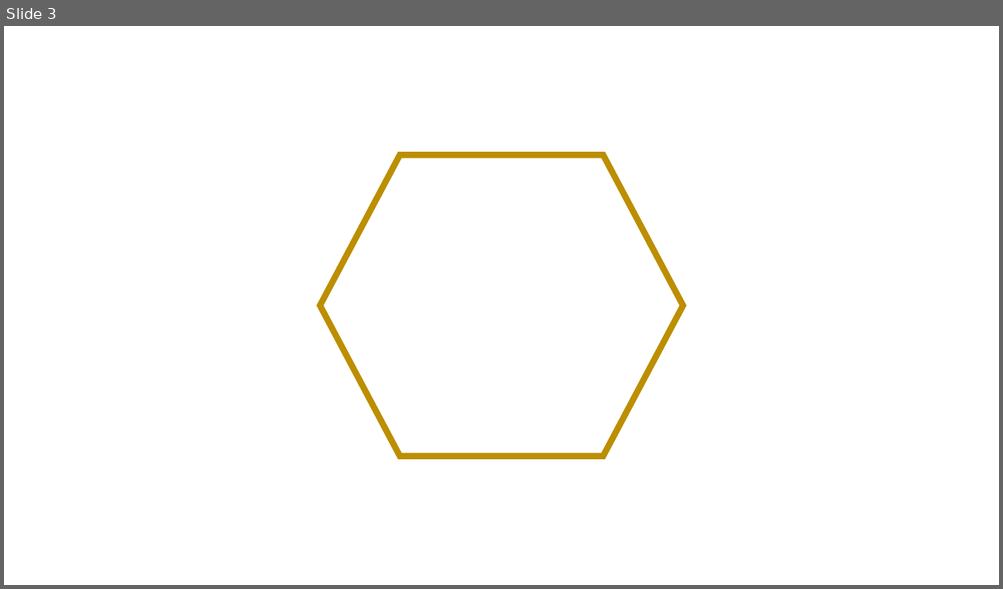
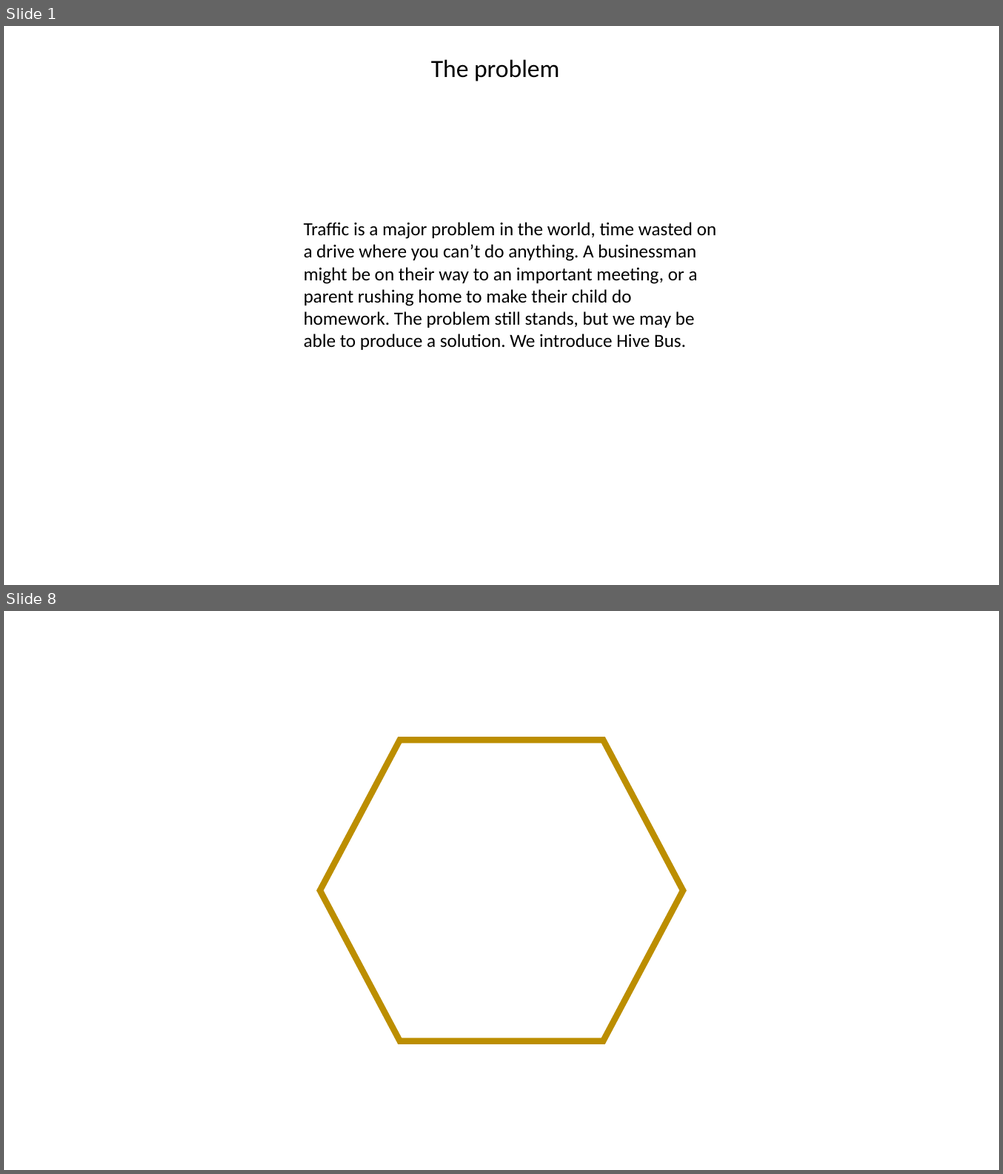
Before and after one commit to dperobotics/research-project, a slide deck: the hive bus.pptx. Shown one above the other, each under a label of ours: slide 3 before the commit, slides 1 and 8 after it; the slides between them are not shown. The pictures are 1003x589 and 1003x1174 pixels, drawn with LibreOffice and Linux fonts; fonts in the diff are those of the drawing. Boxes give left, top, right and bottom in pixels: in the first picture for what was removed or moved away, otherwise in the second. Text is boxed around its words. In the diff, an @@ line names an element or a change of style, - is before the commit and + after.

```diff
--- a/the hive bus.pptx
+++ b/the hive bus.pptx
@@ slide 1 added at [4, 26, 999, 585], background #FFFFFF @@
@@ text added at [431, 59, 559, 82], 24 pt, text #000000 @@
+The problem
@@ text added at [304, 222, 717, 350], 18 pt, text #000000 @@
+Traffic is a major problem in the world, time wasted on a drive where you can’t do anything. A businessman might be on their way to an important meeting, or a parent rushing home to make their child do homework. The problem still stands, but we may be able to produce a solution. We introduce Hive Bus.
@@ what was slide 3 is now slide 8 @@
```
Also in this commit, not shown: 1 slide changed, 5 other slides added, 1 slide removed.
